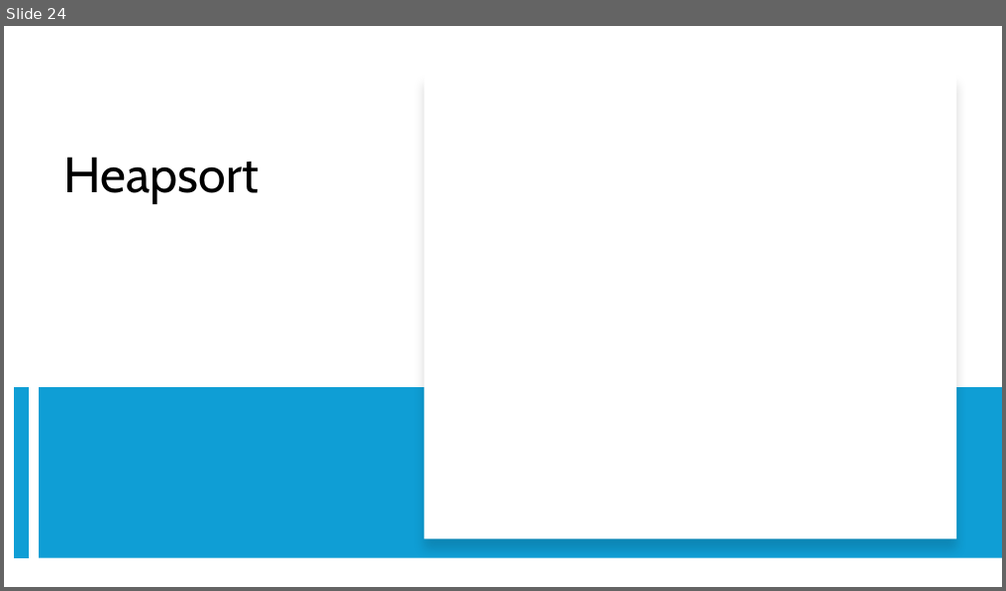
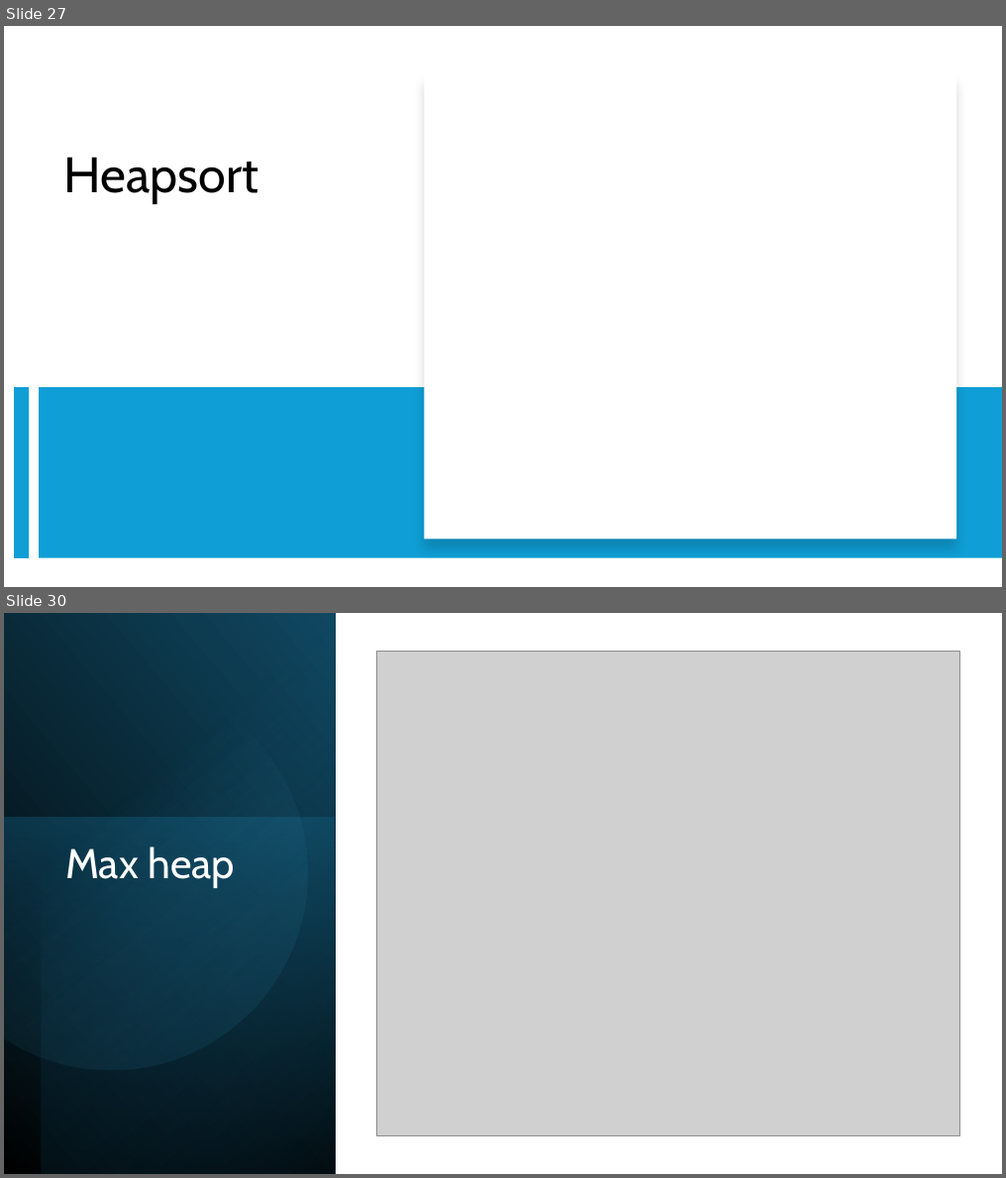
Before and after one commit to RobertNagy299/dsa-i-teaching, a slide deck: MyOwnPresentations/Sorting_Algorithms_V.pptx. Shown one above the other, each under a label of ours: slide 24 before the commit, slides 27 and 30 after it; the slides between them are not shown. The pictures are 1006x591 and 1006x1178 pixels, drawn with LibreOffice and Linux fonts; fonts in the diff are those of the drawing; grey boxes stand for pictures. Boxes give left, top, right and bottom in pixels: in the first picture for what was removed or moved away, otherwise in the second. Text is boxed around its words. In the diff, an @@ line names an element or a change of style, - is before the commit and + after.

Commit message:
Add heapsort and heap explanation to 5th presentation

```diff
--- a/MyOwnPresentations/Sorting_Algorithms_V.pptx
+++ b/MyOwnPresentations/Sorting_Algorithms_V.pptx
@@ slide 30 added at [4, 613, 1002, 1174], background #FFFFFF @@
@@ rectangle added at [4, 613, 335, 1174], fill gradient #000000 to #104862 @@
@@ rectangle added at [42, 613, 335, 1174], fill gradient #000000 to #156082 @@
@@ freeform shape added at [4, 652, 343, 1105], fill gradient #46B1E1 to #104862 @@
@@ picture added at [377, 652, 959, 1137] @@
@@ rectangle added at [4, 818, 335, 1174], fill gradient #156082 to #0B3041 @@
@@ title added at [65, 847, 235, 888], 40 pt, text #FFFFFF @@
+Max heap
@@ what was slide 24 is now slide 27 @@
```
Also in this commit, not shown: 3 slides changed, 43 other slides added, 1 slide removed.
